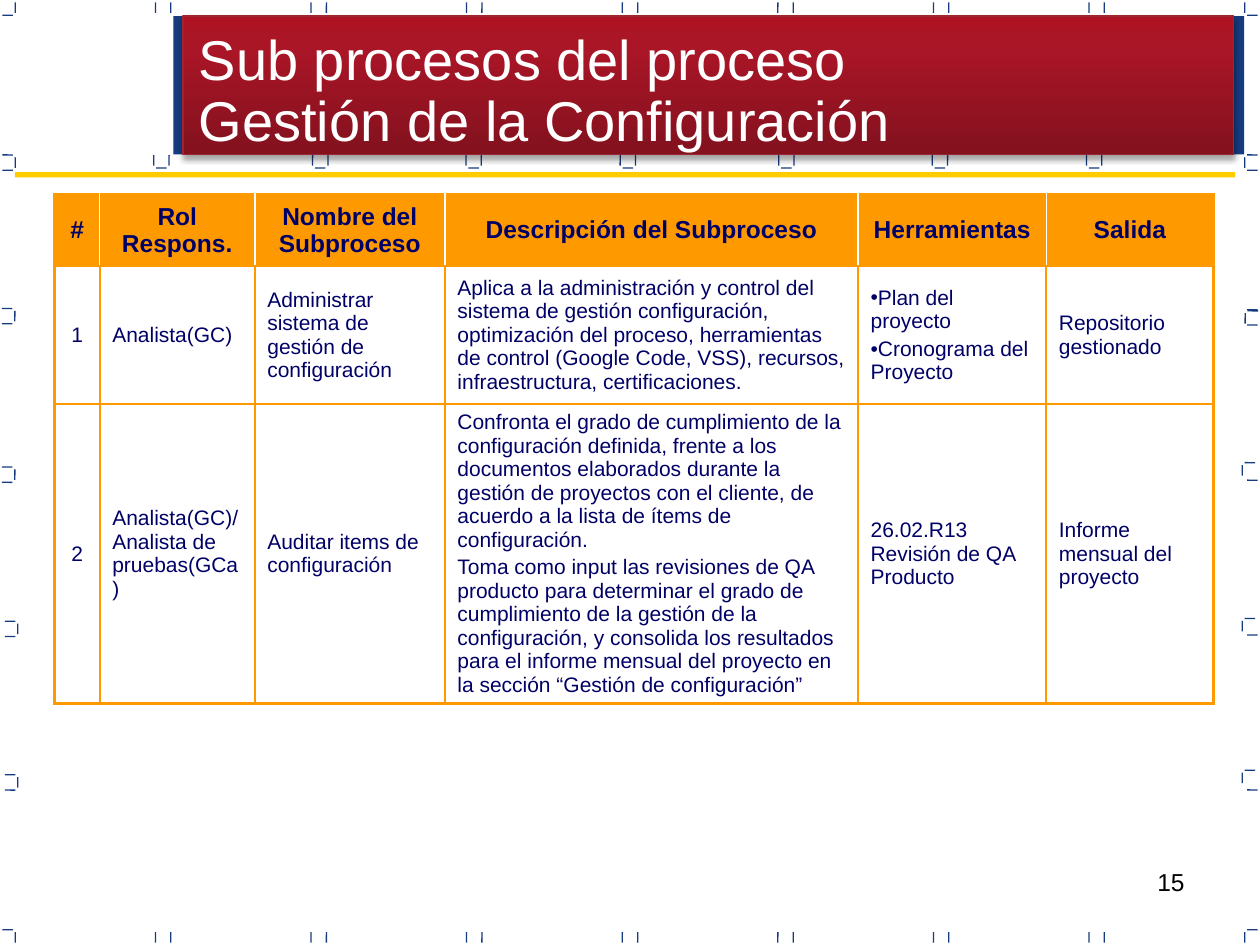
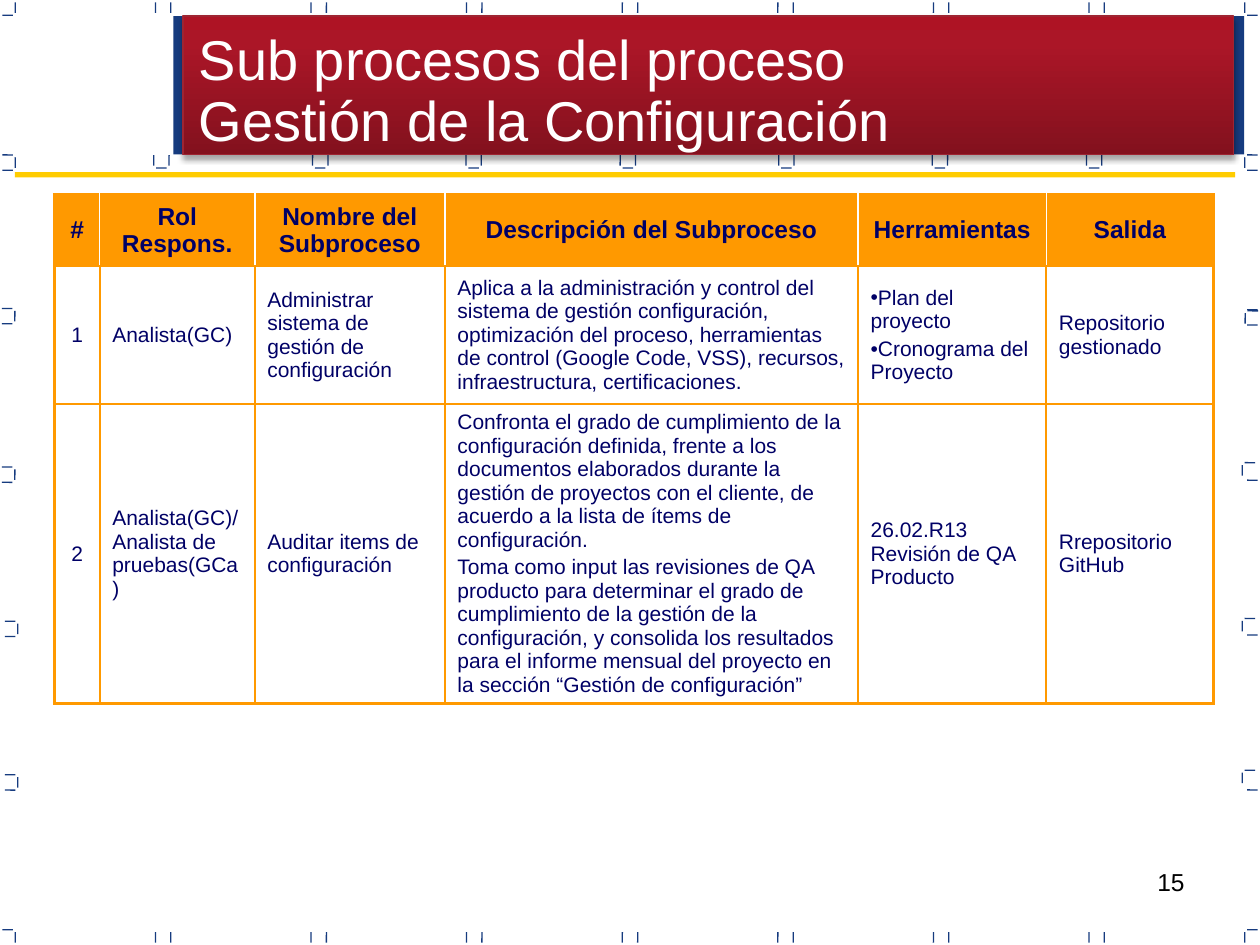
Before and after one commit to RSegura7/Travel-Peru-Express-Documentos, a slide deck: slide 15 of Área de proceso CM/PGCONF_V0.1.pptx. Drawn at 1260x945 pixels with LibreOffice and Linux fonts; fonts in the diff are those of the drawing. Boxes give left, top, right and bottom in pixels: in the first picture for what was removed or moved away, otherwise in the second. Text is boxed around its words. In the diff, an @@ line names an element or a change of style, - is before the commit and + after.

```diff
--- a/Área de proceso CM/PGCONF_V0.1.pptx
+++ b/Área de proceso CM/PGCONF_V0.1.pptx
@@ table at (x1=54, y1=195, x2=1213, y2=726) @@
-row 3, column 6: Informe mensual del proyecto
+row 3, column 6: Rrepositorio GitHub
```
Also in this commit, not shown: 1 other slide changed, 12 other files.
